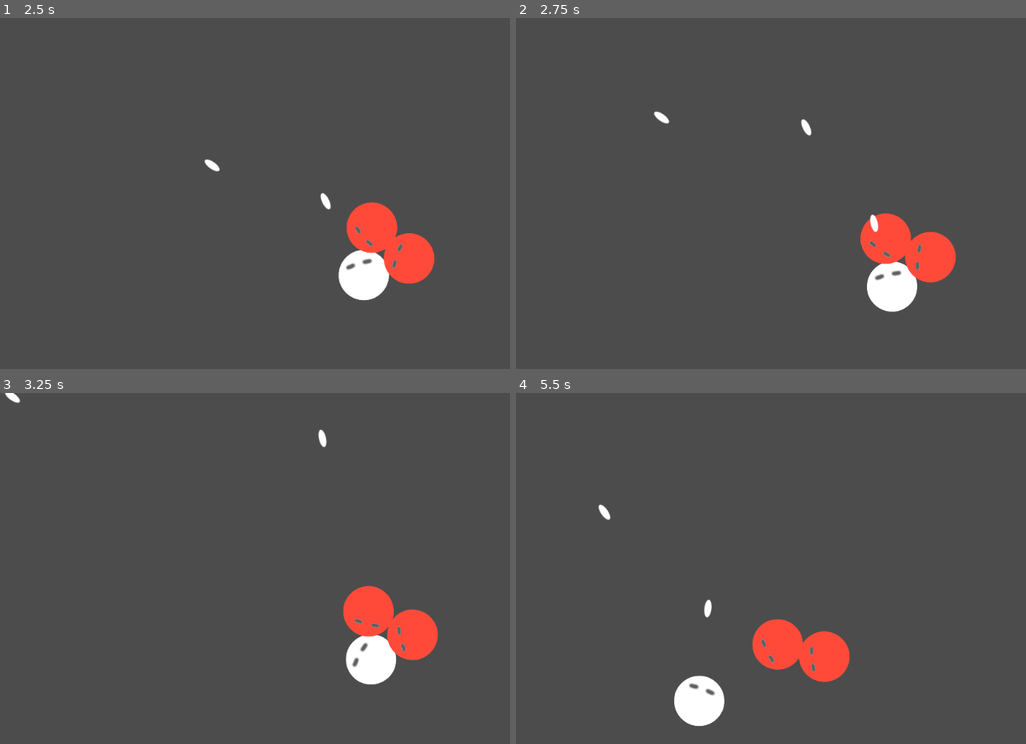
Above: before the commit, frames 1-4 (two rows, left to right).
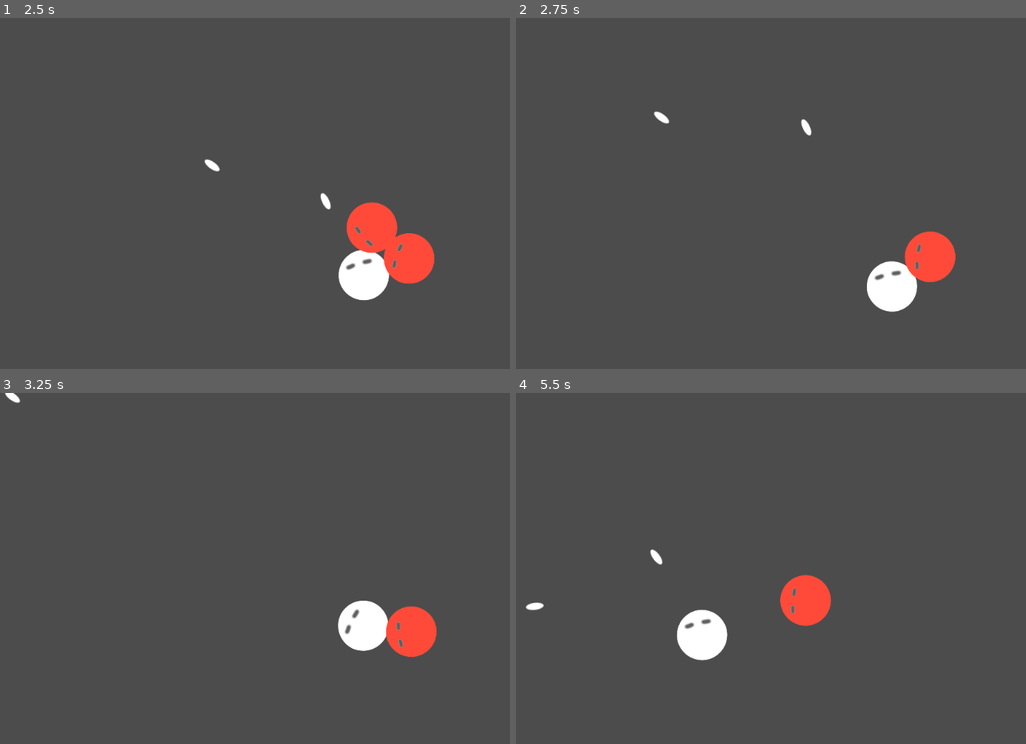
Above: after the commit, the same moments.

Repository: kmltml/gmtk2021
Game: Godot game, scene res://main.tscn
Same seed, same stepped clock (60 frames per second), same inputs: the game is played once before the commit and once after it.
Inputs (mouse positions are in pixels of both pictures, inside the frame that each line leads up to):
- Up to frame 1 (2.5 s): move the mouse to (402, 175) at 0.52 s; press the mouse at (402, 175) at 0.53 s; hold D (move_right) 0.53-1.28 s; move the mouse to (153, 211) at 1.27 s; release the mouse at (153, 211) at 1.28 s; hold S (move_down) 1.28-2.03 s; click (153, 211) at 1.35 s; move the mouse to (331, 116) at 2.02 s; press the mouse at (331, 116) at 2.03 s; hold D (move_right) from 2.03 s (still down)
- Up to frame 2 (2.75 s): keep holding D (move_right)
- Up to frame 3 (3.25 s): move the mouse to (244, 638) at 2.77 s; release D (move_right) at 2.78 s; release the mouse at (244, 638) at 2.78 s; hold W (move_up) from 2.78 s (still down); click (244, 638) at 2.85 s
- Up to frame 4 (5.5 s): move the mouse to (969, 621) at 3.52 s; release W (move_up) at 3.53 s; press the mouse at (969, 621) at 3.53 s; hold A (move_left) 3.53-5.03 s; move the mouse to (607, 515) at 4.27 s; release the mouse at (607, 515) at 4.28 s; click (607, 515) at 4.35 s; move the mouse to (816, 568) at 5.02 s; press the mouse at (816, 568) at 5.03 s; hold S (move_down) from 5.03 s (still down)

Frame 1 is identical in both runs. In frame 2, 1.2% of the frame differs, in the area x 67-87%, y 55-84%; in frame 3, 2.6%; in frame 4, 5.8%, in the area x 1-66%, y 31-95%.

Commit message:
Make bullets kill enemies

Diff:
--- a/Monster.tscn
+++ b/Monster.tscn
@@ -3,15 +3,16 @@
 [ext_resource path="res://monster_movement.gd" type="Script" id=1]
 [ext_resource path="res://monster.png" type="Texture" id=2]
 
-[sub_resource type="PhysicsMaterial" id=2]
+[sub_resource type="PhysicsMaterial" id=1]
 friction = 0.0
 
-[sub_resource type="CircleShape2D" id=1]
+[sub_resource type="CircleShape2D" id=2]
 radius = 41.2699
 
 [node name="Monster" type="RigidBody2D"]
 position = Vector2( 860.785, 278.771 )
-physics_material_override = SubResource( 2 )
+collision_layer = 3
+physics_material_override = SubResource( 1 )
 script = ExtResource( 1 )
 
 [node name="player" type="Sprite" parent="."]
--- a/bullet.gd
+++ b/bullet.gd
@@ -4,10 +4,17 @@
 
 # Called when the node enters the scene tree for the first time.
 func _ready():
-    pass # Replace with function body.
-
+    connect("body_entered", self, "on_body_entered")
+    update_rotation()
 
 # Called every frame. 'delta' is the elapsed time since the previous frame.
 func _process(delta):
+    update_rotation()
+    self.position += speed * delta
+
+func on_body_entered(body):
+    body.queue_free()
+    queue_free()
+
+func update_rotation():
     self.rotation = atan2(speed.x, -speed.y)
-    self.position += speed * delta
--- a/bullet.tscn
+++ b/bullet.tscn
@@ -8,6 +8,8 @@
 height = 18.1353
 
 [node name="Area2D" type="Area2D"]
+collision_layer = 0
+collision_mask = 2
 script = ExtResource( 1 )
 speed = Vector2( -200, -100 )
 
Not shown: 1 places in Monster.tscn that only renumber resources
